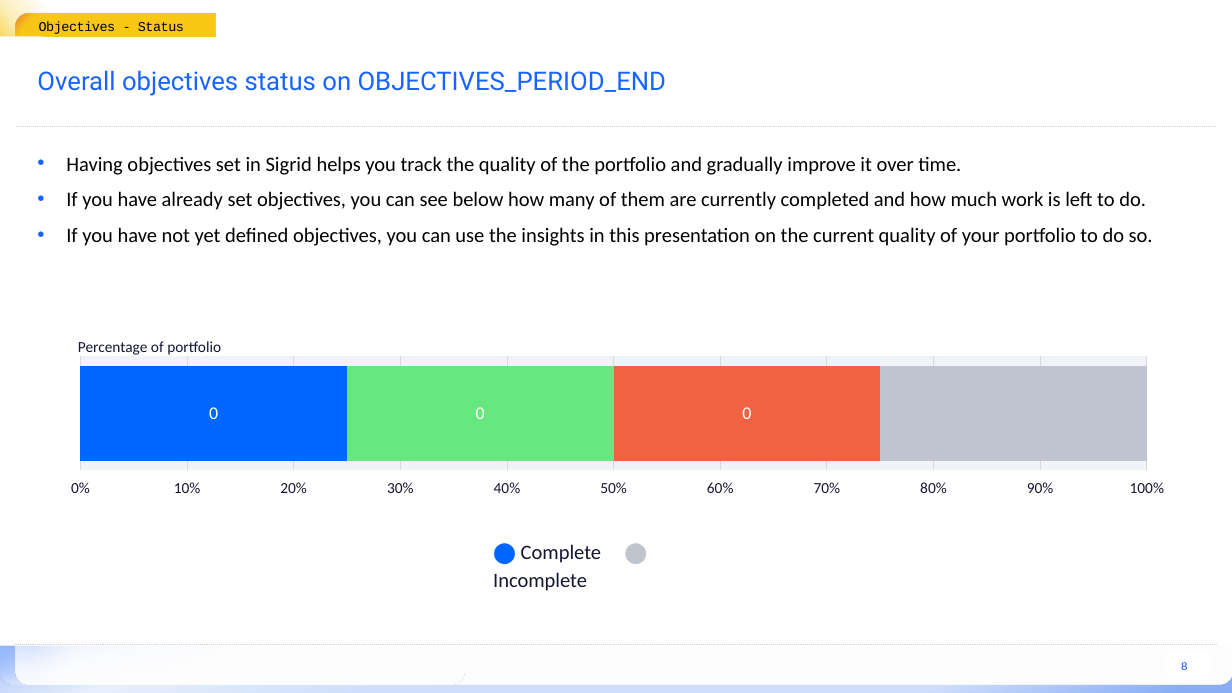
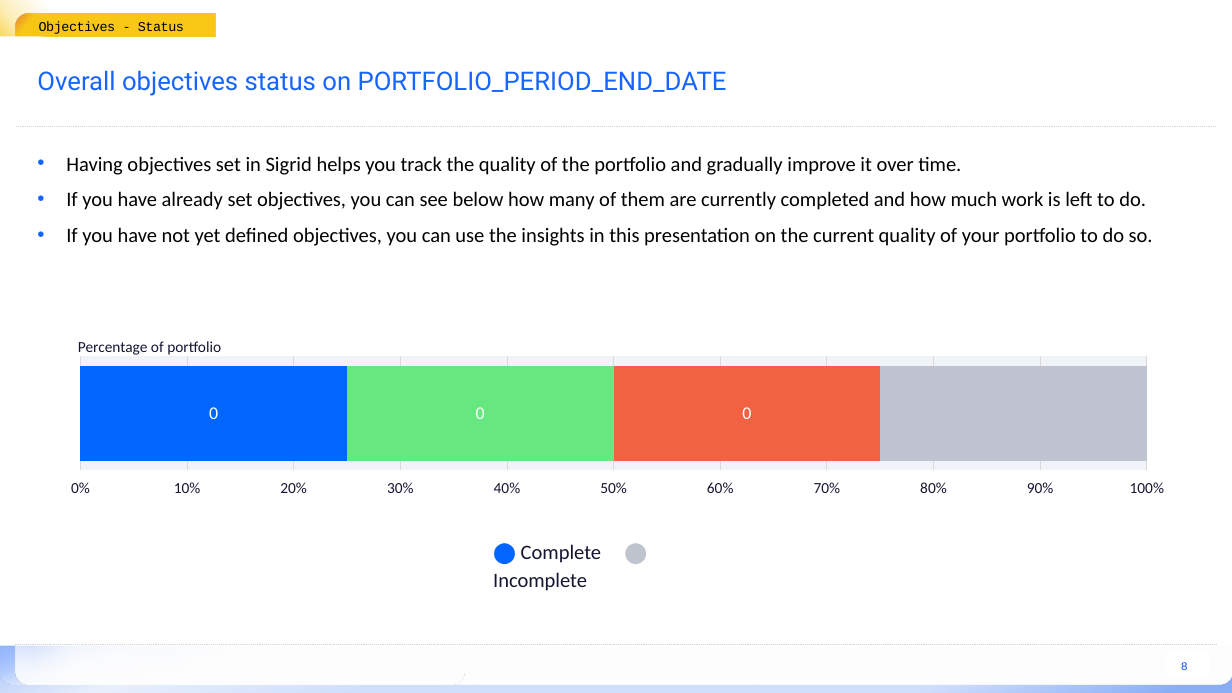
Before and after one commit to Sim007/sigrid-report-generator, a slide deck: slide 8 of src/report_generator/presets/templates/portfolio-baseline-report.pptx. Drawn at 1232x693 pixels with LibreOffice and Linux fonts; fonts in the diff are those of the drawing; background and template pictures are left out. Boxes give left, top, right and bottom in pixels: in the first picture for what was removed or moved away, otherwise in the second. Text is boxed around its words. In the diff, an @@ line names an element or a change of style, - is before the commit and + after.

```diff
--- a/src/report_generator/presets/templates/portfolio-baseline-report.pptx
+++ b/src/report_generator/presets/templates/portfolio-baseline-report.pptx
@@ title at <box>37,70,727,96</box>: text changed @@
-Overall objectives status on OBJECTIVES_PERIOD_END
+Overall objectives status on PORTFOLIO_PERIOD_END_DATE
```
Also in this commit, not shown: 1 other slide changed, 2 other files.
